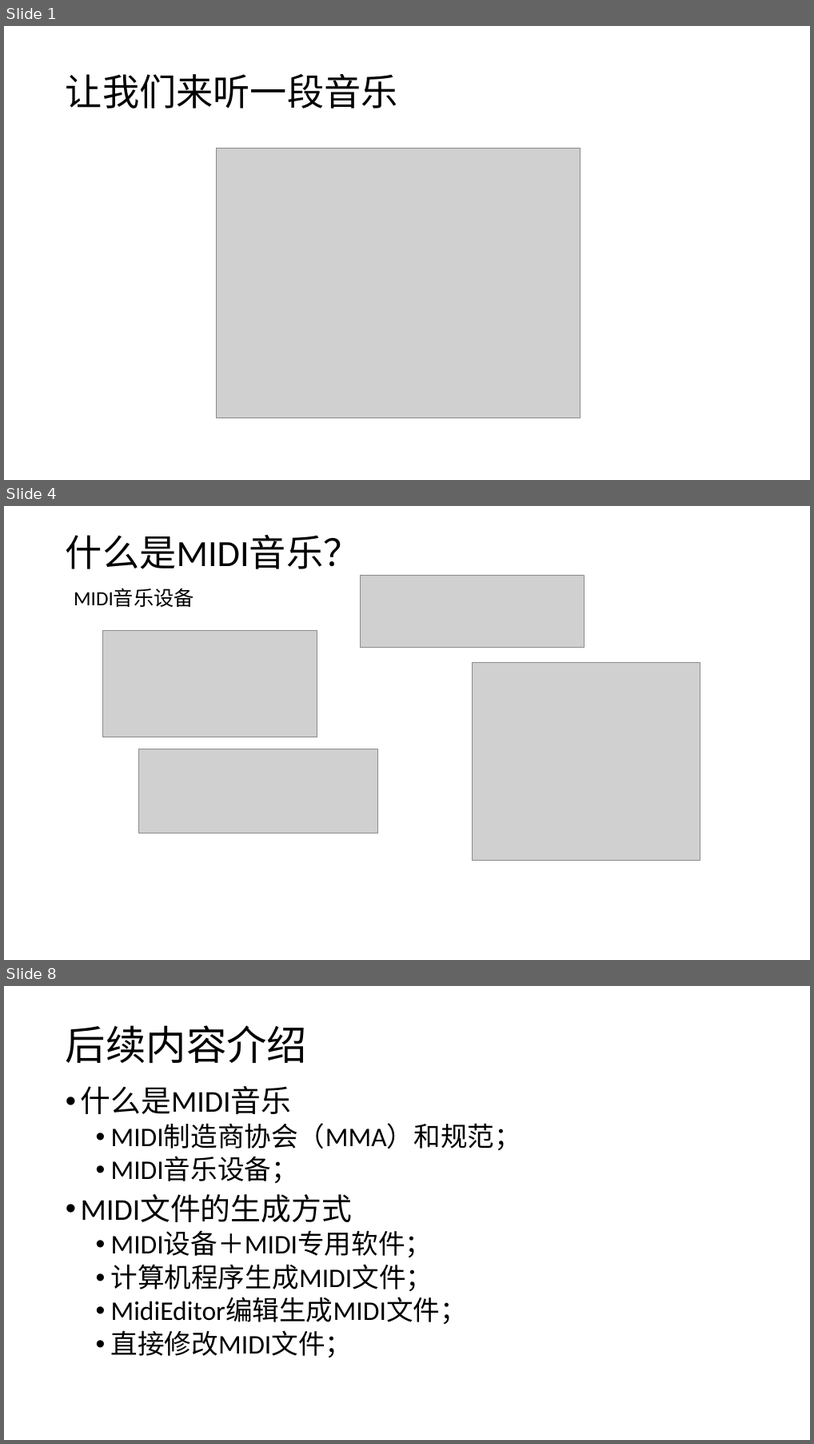
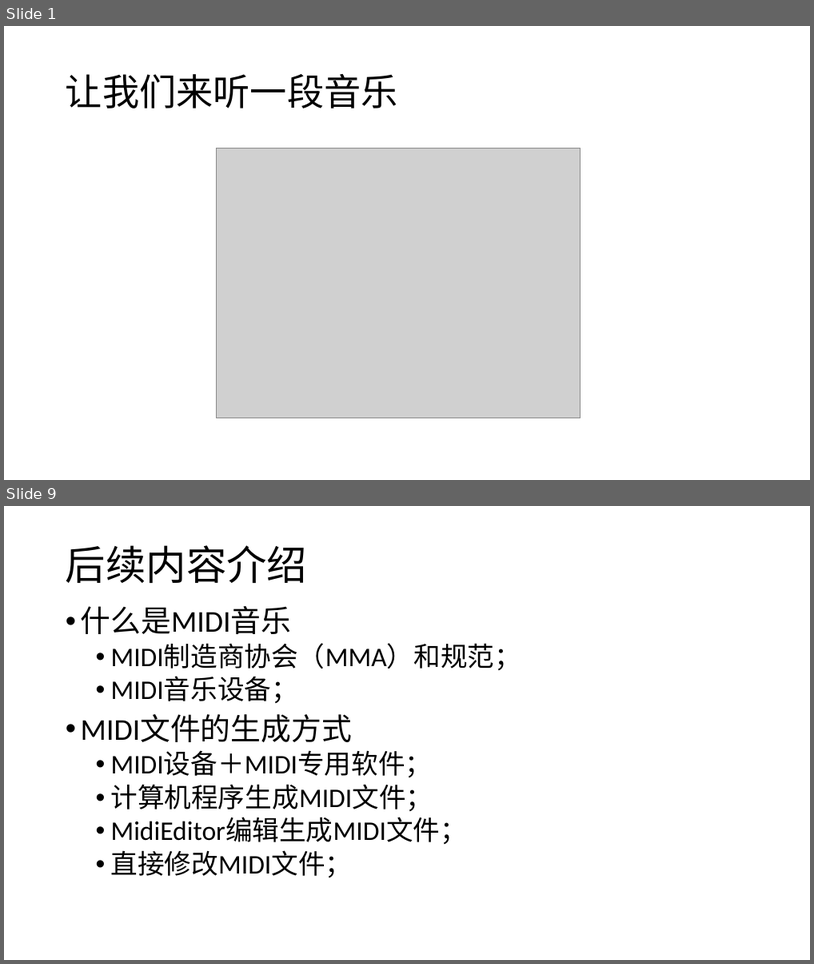
Before and after one commit to huntercao/shared_files, a slide deck: midi/docs/ppt/midi_introduction.pptx. Shown one above the other, each under a label of ours: slides 1, 4 and 8 before the commit, slides 1 and 9 after it; the slides between them are not shown. The pictures are 814x1444 and 814x964 pixels, drawn with LibreOffice and Linux fonts; fonts in the diff are those of the drawing; grey boxes stand for pictures; background and template pictures are left out. Boxes give left, top, right and bottom in pixels: in the first picture for what was removed or moved away, otherwise in the second. Text is boxed around its words. In the diff, an @@ line names an element or a change of style, - is before the commit and + after.

```diff
--- a/midi/docs/ppt/midi_introduction.pptx
+++ b/midi/docs/ppt/midi_introduction.pptx
@@ slide 4 removed at [4, 506, 810, 960], background picture (left out) @@
@@ title removed at [66, 535, 361, 607] @@
-什么是MIDI音乐？
-MIDI音乐设备
@@ picture removed at [360, 575, 584, 648] @@
@@ picture removed at [102, 630, 318, 736] @@
@@ picture removed at [472, 663, 701, 860] @@
@@ picture removed at [138, 749, 378, 832] @@
@@ what was slide 8 is now slide 9 @@
```
Also in this commit, not shown: 4 slides changed, 3 slides added, 1 other slide removed, 7 other files.
